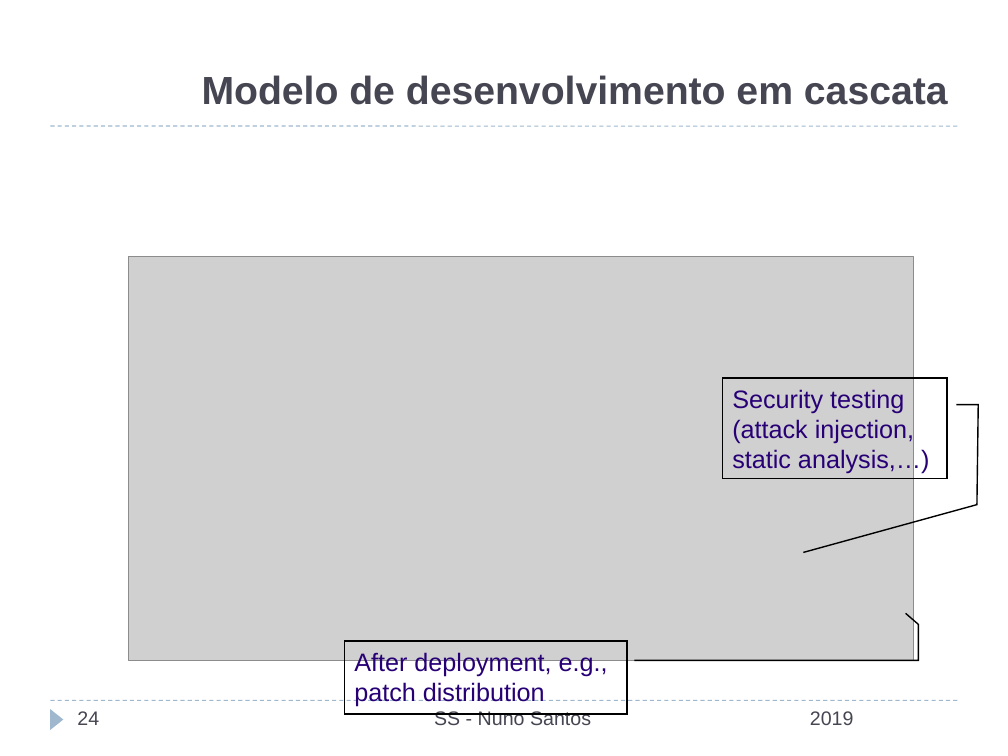
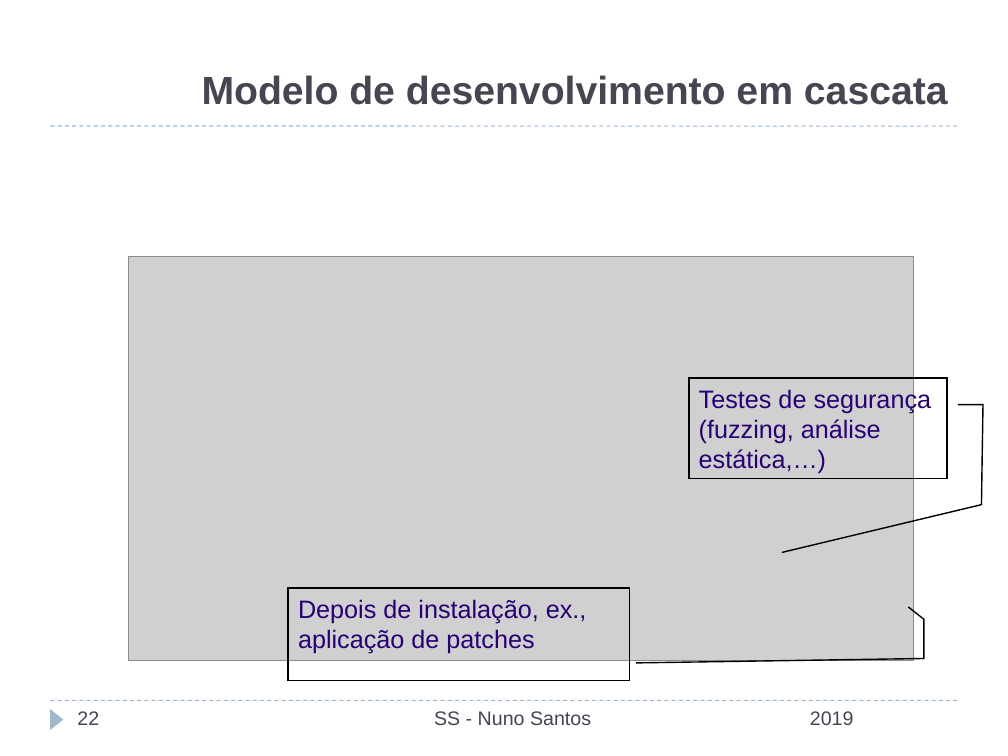
Before and after one commit to nuno-santos/acite2019, a slide deck: slide 22 of teoricas/acite2019-08-secure_sw_devel.pptx (slide 24 before the commit). Drawn at 1008x756 pixels with LibreOffice and Linux fonts; fonts in the diff are those of the drawing; grey boxes stand for pictures; background and template pictures are left out. Boxes give left, top, right and bottom in pixels: in the first picture for what was removed or moved away, otherwise in the second. Text is boxed around its words. In the diff, an @@ line names an element or a change of style, - is before the commit and + after.

```diff
--- a/teoricas/acite2019-08-secure_sw_devel.pptx
+++ b/teoricas/acite2019-08-secure_sw_devel.pptx
@@ border callout "Testes de segurança (fuzzing, análise ...": place and size @@
-border callout "Testes de segurança (fuzzing, análise ..." at box(723, 378, 948, 479)
+border callout "Testes de segurança (fuzzing, análise ..." at box(688, 378, 947, 479)
@@ text in border callout at box(699, 387, 932, 474): text changed @@
-Security testing (attack injection, static analysis,…)
+Testes de segurança (fuzzing, análise estática,…)
@@ border callout "Depois de instalação, ex., aplicação ...": place and size @@
-border callout "Depois de instalação, ex., aplicação ..." at box(345, 641, 628, 714)
+border callout "Depois de instalação, ex., aplicação ..." at box(288, 588, 630, 680)
@@ border callout "Depois de instalação, ex., aplicação ..." at box(288, 588, 630, 680): proportions changed @@
@@ text in border callout at box(298, 599, 587, 654): text changed @@
-After deployment, e.g., patch distribution
+Depois de instalação, ex., aplicação de patches
@@ page number at box(77, 711, 99, 725): text changed @@
-24
+22
```
Also in this commit, not shown: 19 other slides changed, 1 slide added, 3 slides removed, 1 other file.
